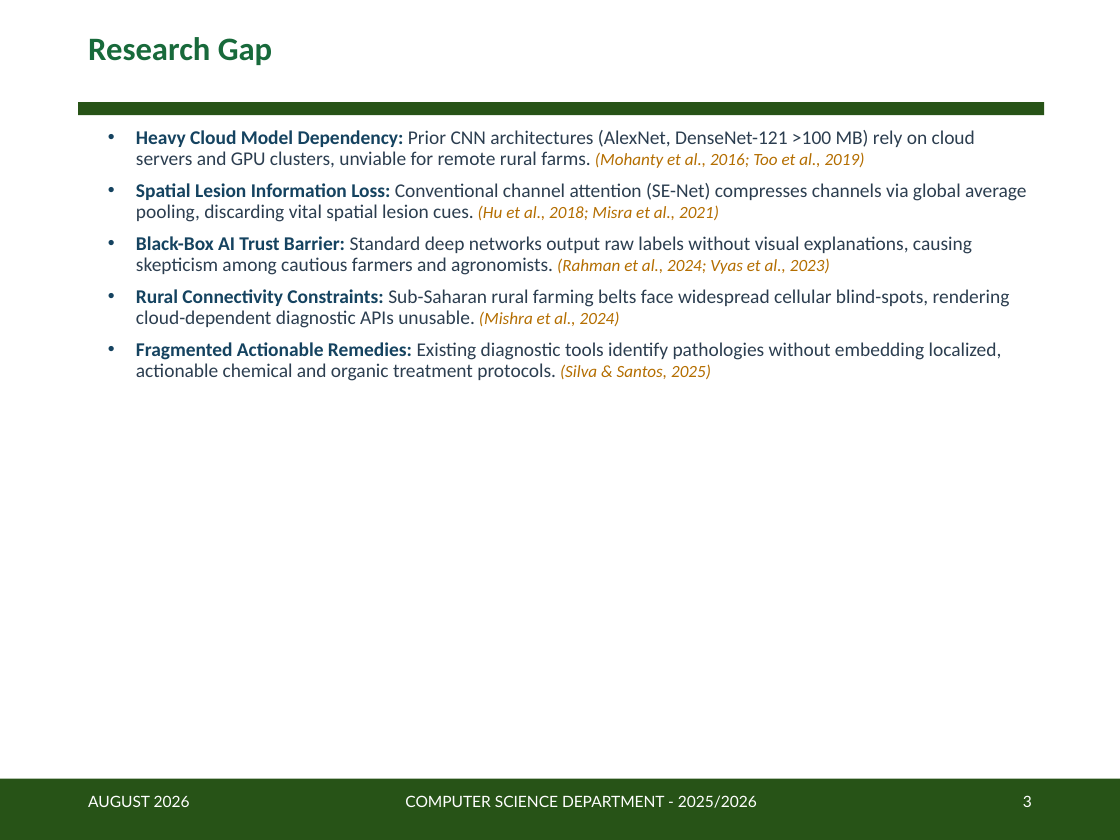
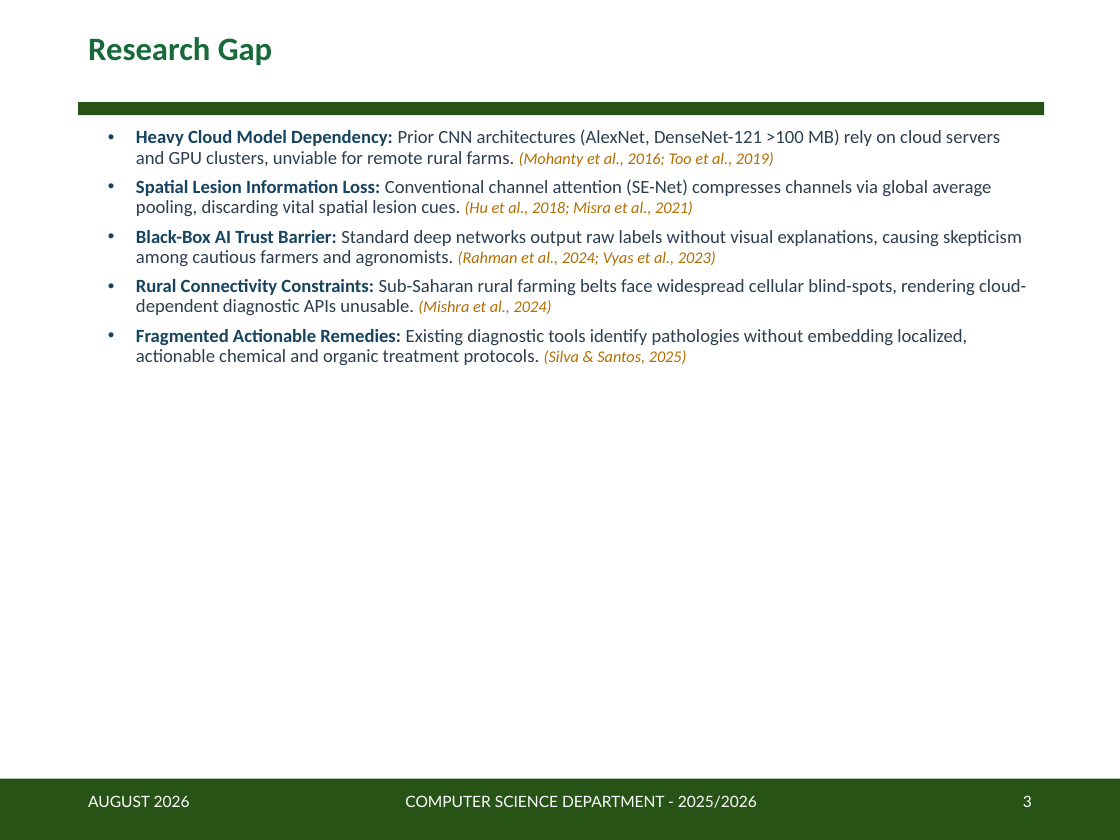
Before and after one commit to Linkindadaba/crop-disease-detection-app-tomato-maize-, a slide deck: slide 3 of Power Point Templete.pptx. Drawn at 1120x840 pixels with LibreOffice and Linux fonts; fonts in the diff are those of the drawing; background and template pictures are left out. Boxes give left, top, right and bottom in pixels: in the first picture for what was removed or moved away, otherwise in the second. Text is boxed around its words. In the diff, an @@ line names an element or a change of style, - is before the commit and + after.

```diff
--- a/Power Point Templete.pptx
+++ b/Power Point Templete.pptx
@@ text "Heavy Cloud Model Dependency: Prior ..." at <box>136,129,1026,365</box>: size 12.5 to 12 pt in "Heavy Cloud Model Dependency: Prior CNN architectures ...", "Spatial Lesion Information Loss: Conventional channel attent ...", "Black-Box AI Trust Barrier: Standard deep networks ...", "Rural Connectivity Constraints: Sub-Saharan rural farming be ..." and 1 more places; size 11 to 10.5 pt in "(Mohanty et al., 2016; Too et al., ...", "(Hu et al., 2018; Misra et al., ...", "(Rahman et al., 2024; Vyas et al., ...", "(Mishra et al., 2024)" and 1 more places; less space between paragraphs @@
```
Also in this commit, not shown: 8 other slides changed, 1 other file.
